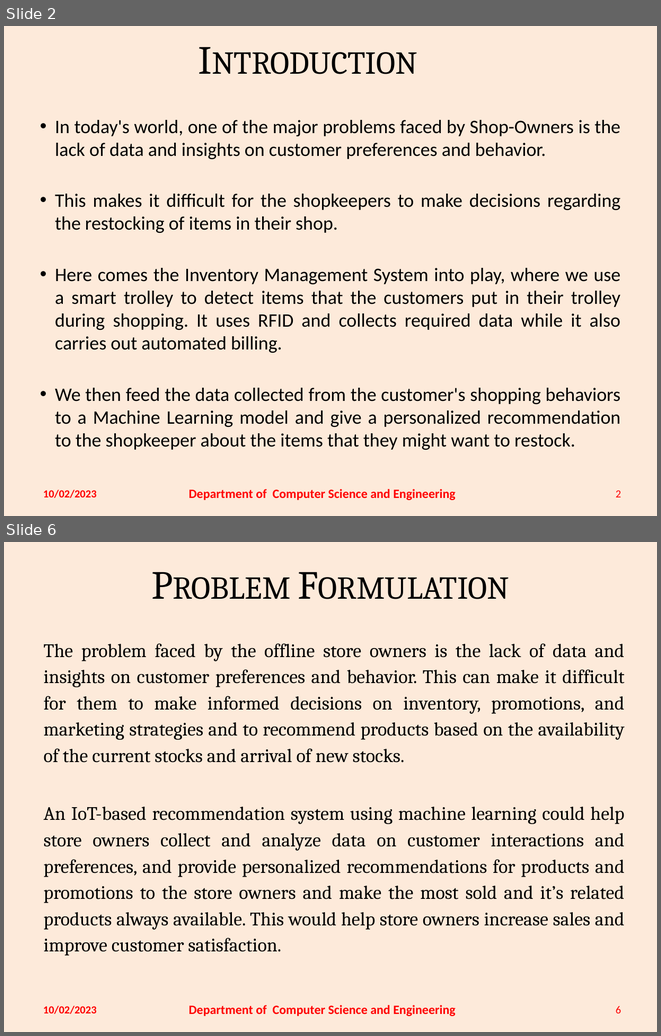
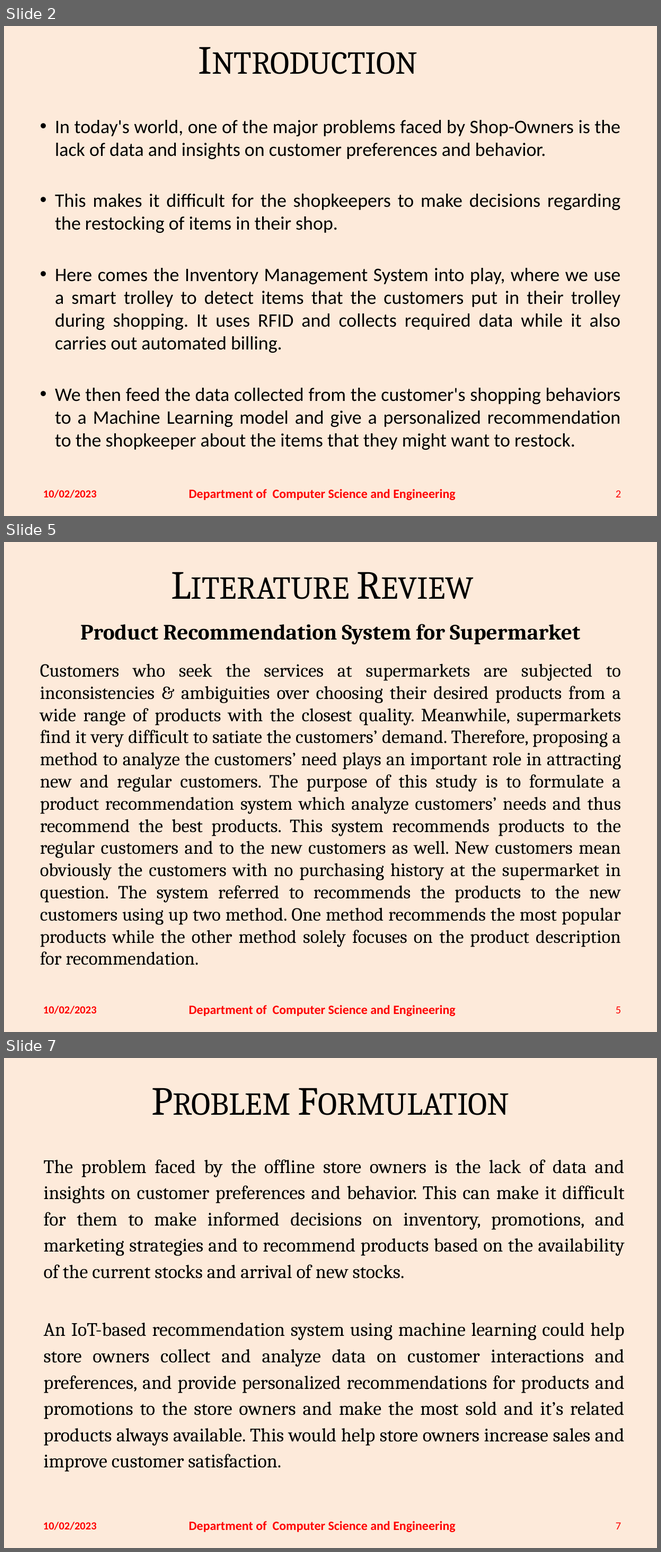
Before and after one commit to thatNitinVinayak/Inventory-Management-using-IoT, a slide deck: Review/Review 1/19C0-59,62,77 Review1 (18CS810) - incomplete.pptx. Shown one above the other, each under a label of ours: slides 2 and 6 before the commit, slides 2, 5 and 7 after it; the slides between them are not shown. The pictures are 661x1036 and 661x1552 pixels, drawn with LibreOffice and Linux fonts; fonts in the diff are those of the drawing. Boxes give left, top, right and bottom in pixels: in the first picture for what was removed or moved away, otherwise in the second. Text is boxed around its words. In the diff, an @@ line names an element or a change of style, - is before the commit and + after.

```diff
--- a/Review/Review 1/19C0-59,62,77 Review1 (18CS810) - incomplete.pptx
+++ b/Review/Review 1/19C0-59,62,77 Review1 (18CS810) - incomplete.pptx
@@ slide 5 added at (4, 542, 657, 1032), background #FDEADA @@
@@ title added at (18, 542, 626, 624), 44 pt, text #000000, small capitals @@
+Literature Review
@@ text added at (40, 624, 621, 965), 20.4 pt, text #000000 @@
+Product Recommendation System for Supermarket
+Customers who seek the services at supermarkets are subjected to inconsistencies & ambiguities over choosing their desired products from a wide range of products with the closest quality. Meanwhile, supermarkets find it very difficult to satiate the customers’ demand. Therefore, proposing a method to analyze the customers’ need plays an important role in attracting new and regular customers. The purpose of this study is to formulate a product recommendation system which analyze customers’ needs and thus recommend the best products. This system recommends products to the regular customers and to the new customers as well. New customers mean obviously the customers with no purchasing history at the supermarket in question. The system referred to recommends the products to the new customers using up two method. One method recommends the most popular products while the other method solely focuses on the product description for recommendation.
@@ text added at (43, 1005, 97, 1014), 12 pt, text #FF0000, bold @@
+10/02/2023
@@ text added at (189, 1005, 455, 1016), 14 pt, text #FF0000, bold @@
+Department of Computer Science and Engineering
@@ page number added at (616, 1006, 621, 1013), 12 pt, text #FF0000 @@
+5
@@ what was slide 6 is now slide 7 @@
@@ page number at (616, 1522, 621, 1529): text changed @@
-6
+7
```
Also in this commit, not shown: 4 slides changed, 1 other file.
